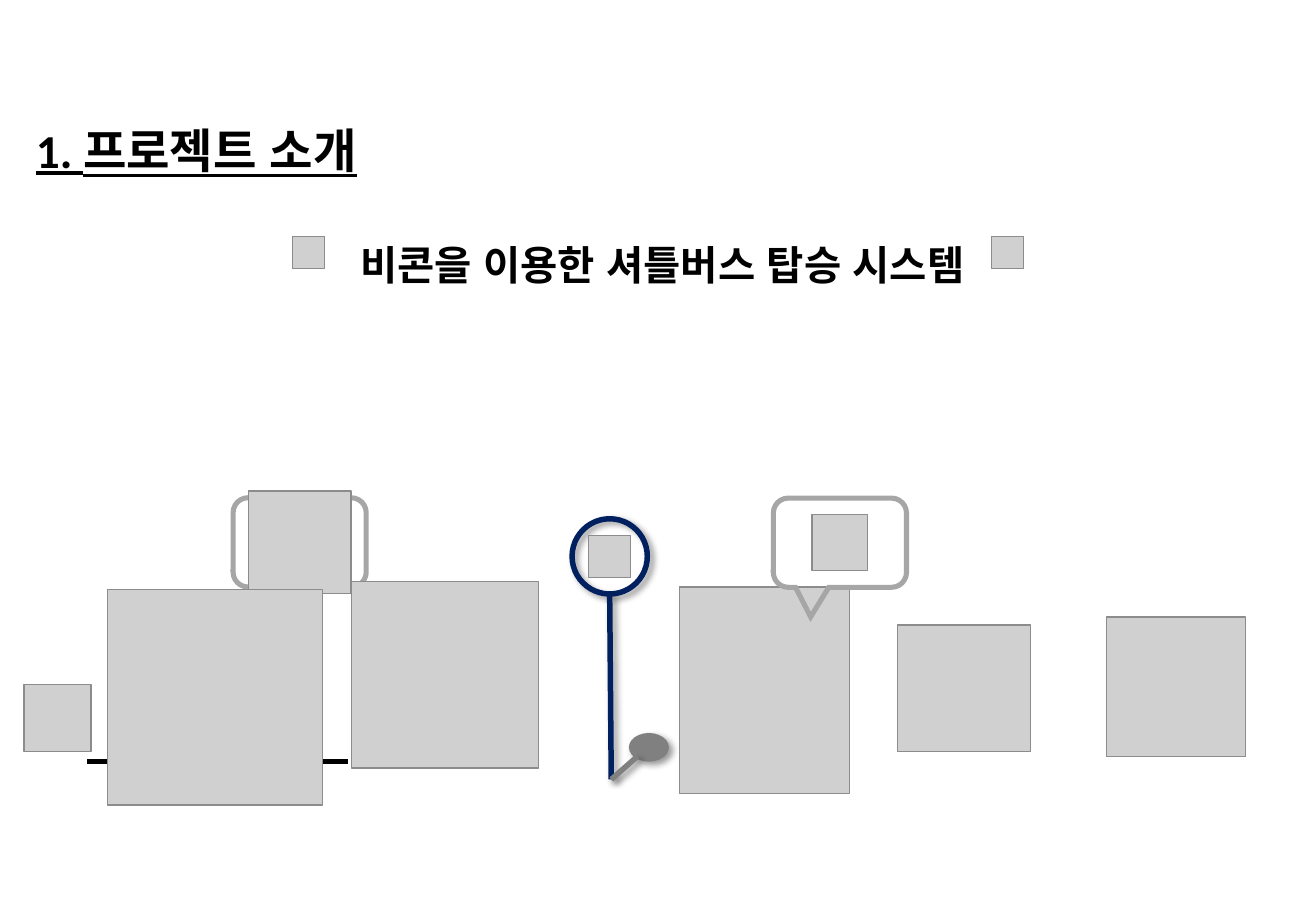
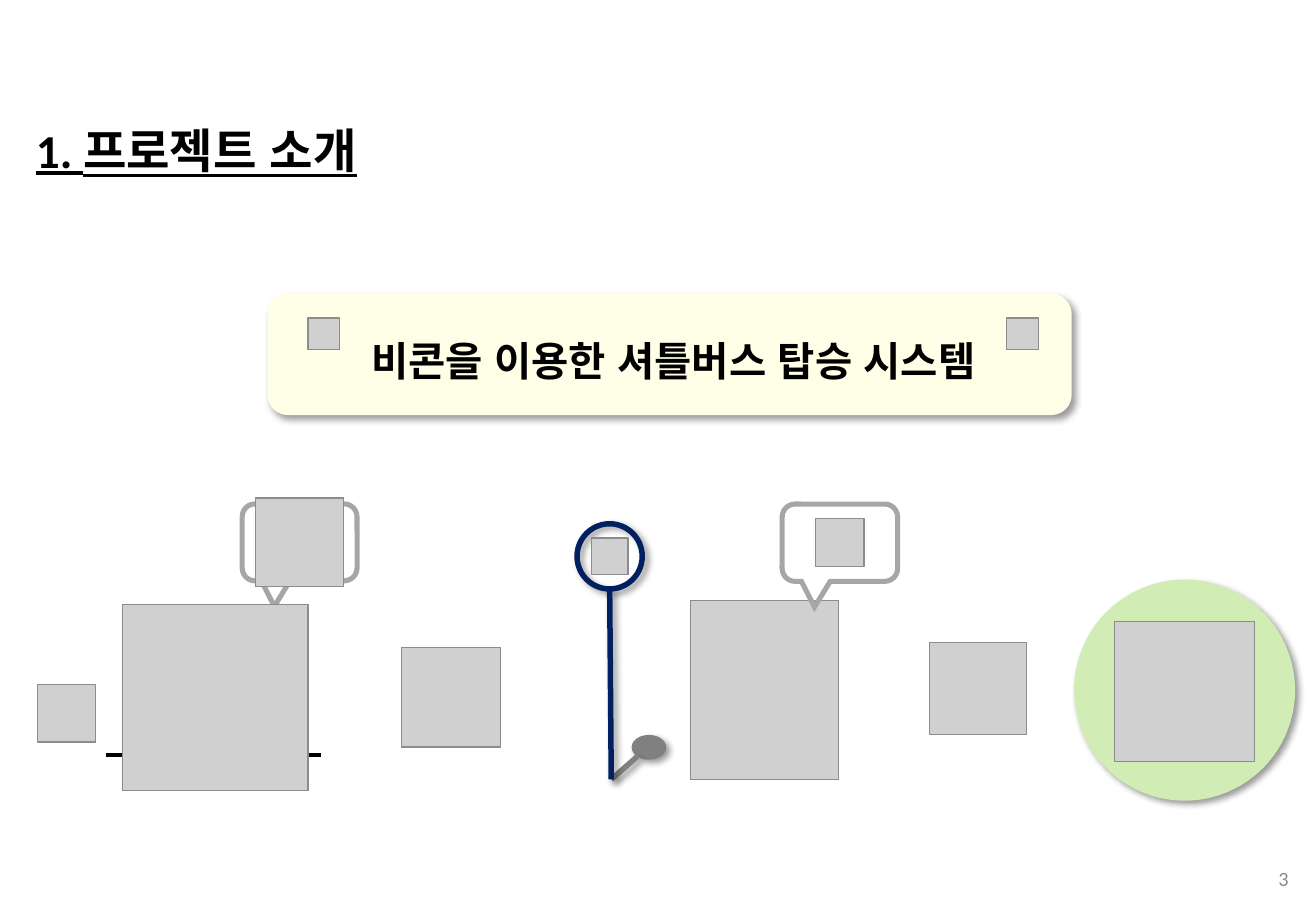
Before and after one commit to 201324549/BeaconProject, a slide deck: slide 3 of ShuttleBusFinalPresentation(v1.1)_ing.pptx. Drawn at 1316x911 pixels with LibreOffice and Linux fonts; fonts in the diff are those of the drawing; grey boxes stand for pictures; background and template pictures are left out. Boxes give left, top, right and bottom in pixels: in the first picture for what was removed or moved away, otherwise in the second. Text is boxed around its words. In the diff, an @@ line names an element or a change of style, - is before the commit and + after.

```diff
--- a/ShuttleBusFinalPresentation(v1.1)_ing.pptx
+++ b/ShuttleBusFinalPresentation(v1.1)_ing.pptx
@@ rounded rectangle added at [267,294,1072,416], fill #FFFFE7 @@
@@ picture: place and size @@
-picture at [293,237,324,269]
+picture at [309,318,340,350]
@@ picture: place and size @@
-picture at [992,237,1023,269]
+picture at [1007,318,1039,350]
@@ text "비콘을 이용한 셔틀버스 탑승 시스템": place and size @@
-text "비콘을 이용한 셔틀버스 탑승 시스템" at [360,246,965,284]
+text "비콘을 이용한 셔틀버스 탑승 시스템" at [371,342,976,380]
@@ rounded speech box: place and size @@
-rounded speech box at [233,498,367,587]
+rounded speech box at [242,504,357,581]
@@ picture: place and size @@
-picture at [248,491,350,593]
+picture at [255,498,344,587]
@@ rounded speech box: place and size @@
-rounded speech box at [774,498,908,587]
+rounded speech box at [783,504,898,582]
@@ ellipse: place and size @@
-ellipse at [572,519,648,594]
+ellipse at [577,524,643,589]
@@ picture: place and size @@
-picture at [588,536,631,578]
+picture at [592,538,628,575]
@@ picture: place and size @@
-picture at [812,515,868,571]
+picture at [815,519,864,567]
@@ line moved from (610, 594) - (611, 780) to (610, 589) - (611, 780) @@
@@ ellipse added at [1074,580,1295,801], fill #D2ECB6 @@
@@ picture: place and size @@
-picture at [107,591,322,806]
+picture at [123,605,309,791]
@@ picture: place and size @@
-picture at [679,587,849,793]
+picture at [690,601,838,780]
@@ picture: place and size @@
-picture at [1107,617,1247,757]
+picture at [1116,622,1255,762]
@@ picture: place and size @@
-picture at [352,582,538,768]
+picture at [401,648,501,747]
@@ picture: place and size @@
-picture at [898,626,1032,752]
+picture at [930,643,1027,735]
@@ picture: place and size @@
-picture at [24,685,91,752]
+picture at [38,684,96,742]
@@ line moved from (87, 762) - (348, 762) to (106, 756) - (321, 756) @@
@@ page number added at [1278,873,1288,886], 12 pt, text #8C8C8C @@
+3
```
Also in this commit, not shown: 20 other slides changed, 4 slides added, 1 slide removed.
